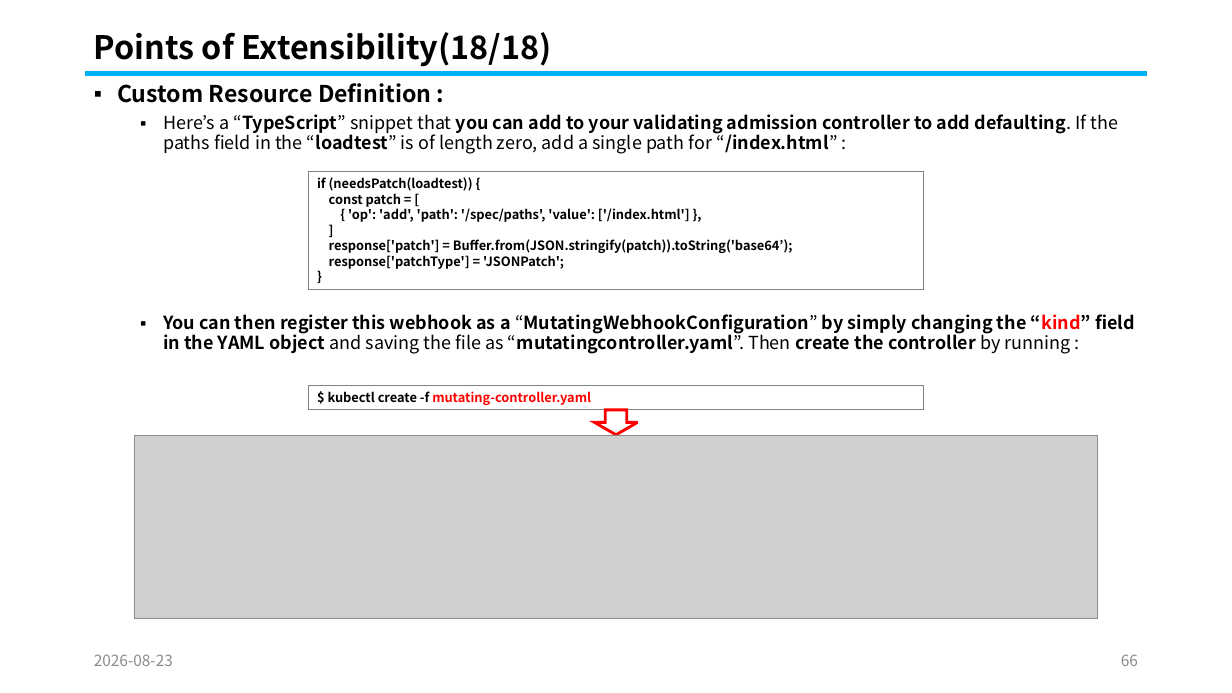
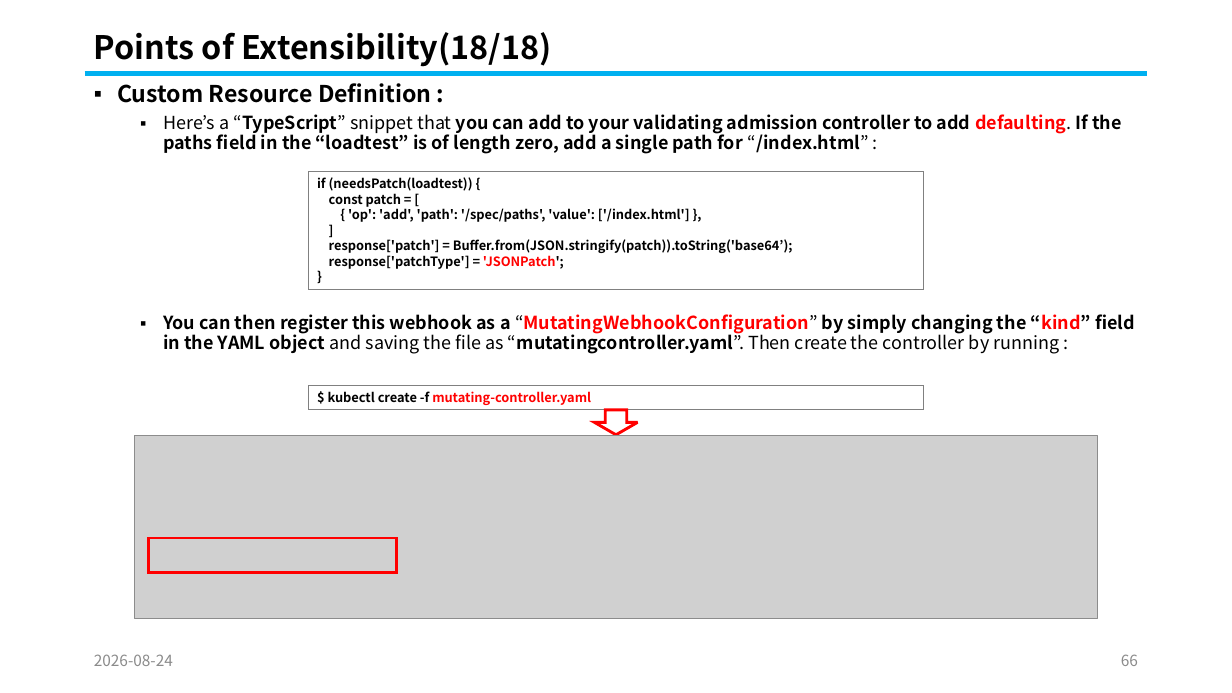
Before and after one commit to knix008/TestSimulator, a slide deck: slide 66 of Kubernetes/Kubernetes Part 05-2026.08.25.pptx. Drawn at 1232x693 pixels with LibreOffice and Linux fonts; fonts in the diff are those of the drawing; grey boxes stand for pictures. Boxes give left, top, right and bottom in pixels: in the first picture for what was removed or moved away, otherwise in the second. Text is boxed around its words. In the diff, an @@ line names an element or a change of style, - is before the commit and + after.

```diff
--- a/Kubernetes/Kubernetes Part 05-2026.08.25.pptx
+++ b/Kubernetes/Kubernetes Part 05-2026.08.25.pptx
@@ text at box(163, 114, 1135, 354): text colour #000000 to #FF0000 in "defaulting.", "“MutatingWebhookConfiguration”"; bold on in "If the paths field in the “loadtest” ..."; bold off in "create the controller" @@
@@ text in rectangle at box(329, 252, 564, 269): text colour #000000 to #FF0000 in "'JSONPatch';" @@
@@ rectangle added at box(148, 538, 396, 573), outline #FF0000 2.25 pt @@
@@ text at box(94, 654, 173, 666): text changed @@
-2026-08-23
+2026-08-24
```
Also in this commit, not shown: 101 other slides changed, 17 other files.
